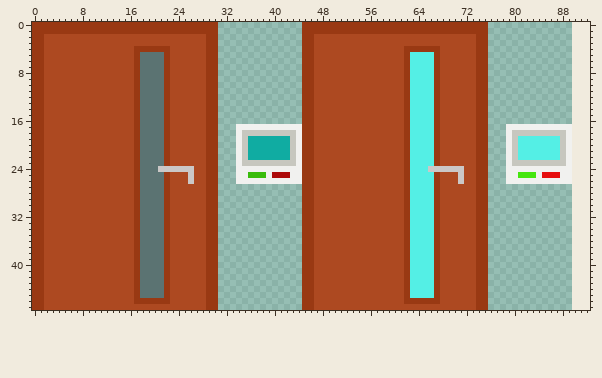
Sprite sheet: Buildng Powering Puzzle/Verification/Sprites/Room Verification Sprite Sheet.png. Above, as it was before the edit.
The file is 90x48 pixels. The old version is drawn lined up with the new one, on the new canvas.
And afterwards:
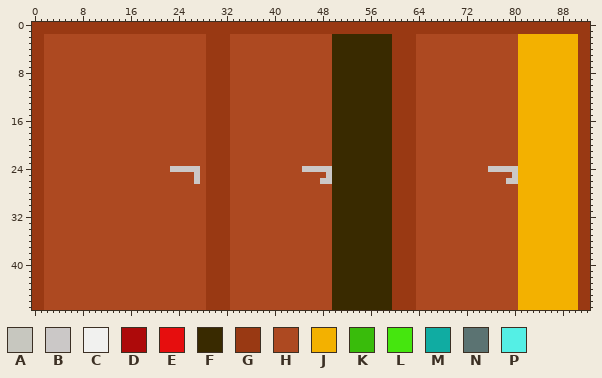
Palette (. is transparent): A #c7c7bf  B #cbc8c7  C #f1f1ef  D #ad0a0a  E #e60e0e  F #392a00  G #993913  H #ad4921  J #f3b100  K #39bc0b  L #45e60e  M #10aca2  N #5b7372  P #54efe5
Log entry: Changed Verification to show whether Room is powered by opening door.
Difference:
canvas 90x48 -> 93x48
y 0..1: x 31..44 .............. -> GGGGGGGGGGGGGG; x 76..92 ................. -> GGGGGGGGGGGGGGGGG
y 2..3: x 31..46 ..............GG -> GGHHHHHHHHHHHHHH; x 50..63 HHHHHHHHHHHHHH -> FFFFFFFFFFGGGG; x 74..92 GG................. -> HHHHHHHJJJJJJJJJJGG
y 4: x 17..22 GGGGGG -> HHHHHH; x 31..46 ..............GG -> GGHHHHHHHHHHHHHH; x 50..61 HHHHHHHHHHHH -> FFFFFFFFFFGG; x 64..67 GGGG -> HHHH; x 74..92 GG................. -> HHHHHHHJJJJJJJJJJGG
y 5..16: x 17..22 GNNNNG -> HHHHHH; x 31..46 ..............GG -> GGHHHHHHHHHHHHHH; x 50..61 HHHHHHHHHHHH -> FFFFFFFFFFGG; x 63..67 PPPPG -> GHHHH; x 74..92 GG................. -> HHHHHHHJJJJJJJJJJGG
y 17: x 17..22 GNNNNG -> HHHHHH; x 31..46 ...CCCCCCCCCCCGG -> GGHHHHHHHHHHHHHH; x 50..61 HHHHHHHHHHHH -> FFFFFFFFFFGG; x 63..67 PPPPG -> GHHHH; x 74..92 GG...CCCCCCCCCCC... -> HHHHHHHJJJJJJJJJJGG
y 18: x 17..22 GNNNNG -> HHHHHH; x 31..46 ...CAAAAAAAAACGG -> GGHHHHHHHHHHHHHH; x 50..61 HHHHHHHHHHHH -> FFFFFFFFFFGG; x 63..67 PPPPG -> GHHHH; x 74..92 GG...CAAAAAAAAAC... -> HHHHHHHJJJJJJJJJJGG
y 19..22: x 17..22 GNNNNG -> HHHHHH; x 31..46 ...CAMMMMMMMACGG -> GGHHHHHHHHHHHHHH; x 50..61 HHHHHHHHHHHH -> FFFFFFFFFFGG; x 63..67 PPPPG -> GHHHH; x 74..92 GG...CAPPPPPPPAC... -> HHHHHHHJJJJJJJJJJGG
y 23: x 17..22 GNNNNG -> HHHHHH; x 31..46 ...CAAAAAAAAACGG -> GGHHHHHHHHHHHHHH; x 50..61 HHHHHHHHHHHH -> FFFFFFFFFFGG; x 63..67 PPPPG -> GHHHH; x 74..92 GG...CAAAAAAAAAC... -> HHHHHHHJJJJJJJJJJGG
y 24: x 17..22 GNNNBB -> HHHHHH; x 27 H -> B; x 31..61 ...CCCCCCCCCCCGGHHHHHHHHHHHHHHH -> GGHHHHHHHHHHHHBBBBBFFFFFFFFFFGG; x 63..71 PPPBBBBBB -> GHHHHHHHH; x 74..92 GG...CCCCCCCCCCC... -> HHBBBBBJJJJJJJJJJGG
y 25: x 17..22 GNNNNG -> HHHHHH; x 26..27 BH -> HB; x 31..46 ...CCKKKCDDDCCGG -> GGHHHHHHHHHHHHHH; x 49..61 HHHHHHHHHHHHH -> BFFFFFFFFFFGG; x 63..67 PPPPG -> GHHHH; x 71 B -> H; x 74..92 GG...CCLLLCEEECC... -> HHHHHHBJJJJJJJJJJGG
y 26: x 17..22 GNNNNG -> HHHHHH; x 26..27 BH -> HB; x 31..46 ...CCCCCCCCCCCGG -> GGHHHHHHHHHHHHHH; x 48..61 HHHHHHHHHHHHHH -> BBFFFFFFFFFFGG; x 63..67 PPPPG -> GHHHH; x 71 B -> H; x 74..92 GG...CCCCCCCCCCC... -> HHHHHBBJJJJJJJJJJGG
y 27..45: x 17..22 GNNNNG -> HHHHHH; x 31..46 ..............GG -> GGHHHHHHHHHHHHHH; x 50..61 HHHHHHHHHHHH -> FFFFFFFFFFGG; x 63..67 PPPPG -> GHHHH; x 74..92 GG................. -> HHHHHHHJJJJJJJJJJGG
y 46: x 17..22 GGGGGG -> HHHHHH; x 31..46 ..............GG -> GGHHHHHHHHHHHHHH; x 50..61 HHHHHHHHHHHH -> FFFFFFFFFFGG; x 64..67 GGGG -> HHHH; x 74..92 GG................. -> HHHHHHHJJJJJJJJJJGG
y 47: x 31..46 ..............GG -> GGHHHHHHHHHHHHHH; x 50..63 HHHHHHHHHHHHHH -> FFFFFFFFFFGGGG; x 74..92 GG................. -> HHHHHHHJJJJJJJJJJGG
Where, in picture pixels (left, top, right, bottom), the same in both pictures:
changed: (134, 22, 590, 310)
